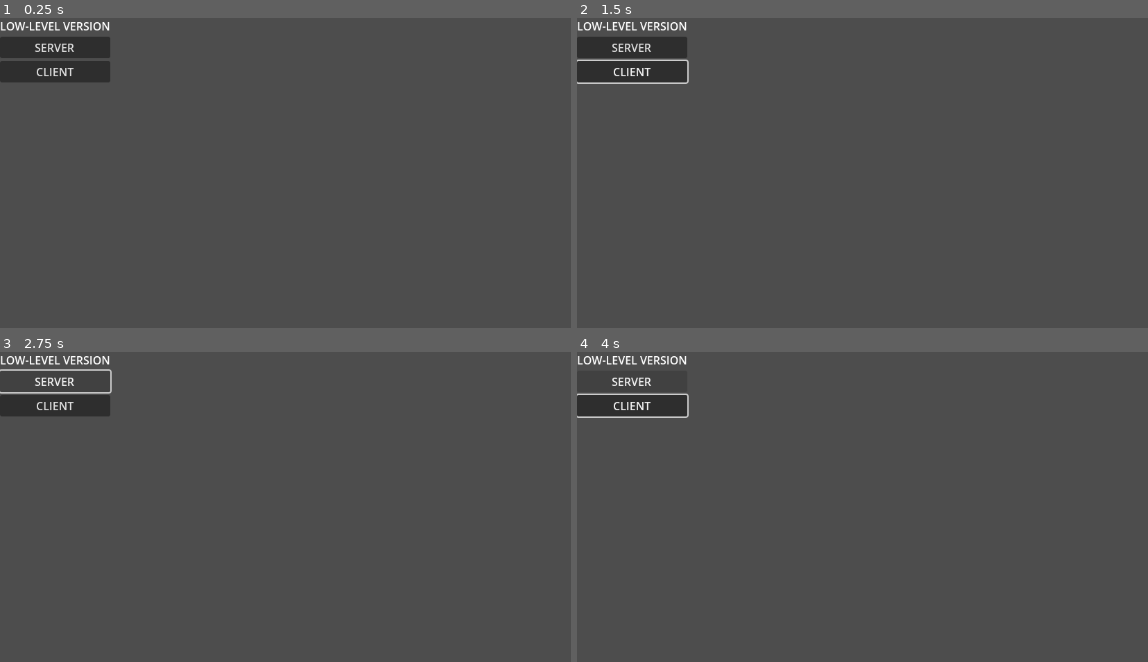
Above: before the commit, frames 1-4 (two rows, left to right).
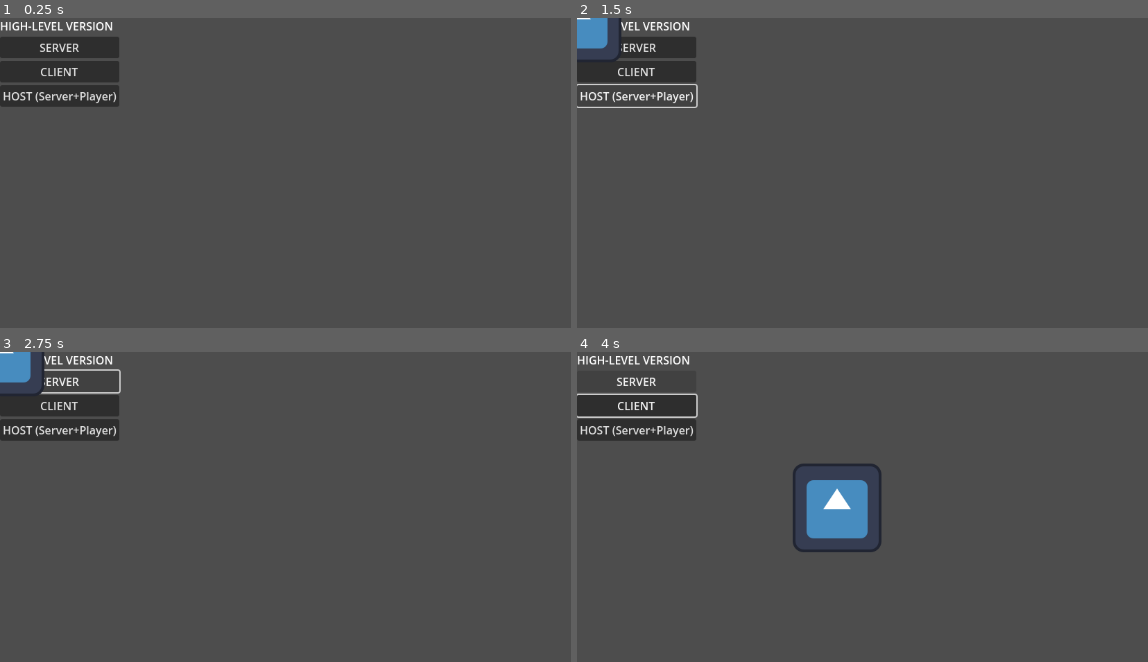
Above: after the commit, the same moments.

Repository: MacIcyEngine/GodotMultiplayer
Game: Godot game, scene res://high_level_example/scenes/high_level_example.tscn
Two runs of this game, one before a commit and one after it. Both use one fixed random seed, a clock stepped at 60 frames per second and the inputs below. Before the commit the project starts from res://low_level_example/scenes/low_level_example.tscn. The engine's default icon, where the game draws it, is replaced by a stand-in: a white triangle on a blue panel in a dark square.
Inputs (mouse positions are in pixels of both pictures, inside the frame that each line leads up to):
- Up to frame 1 (0.25 s): no input
- Up to frame 2 (1.5 s): click "CLIENT" at 0.5 s; click (634, 95) at 1.25 s, where only the run after the commit has a clickable "HOST (Server+Player)"
- Up to frame 3 (2.75 s): click "SERVER" at 2 s
- Up to frame 4 (4 s): hold Right (ui_right) 2.78-3.53 s; hold Down (ui_down) from 3.53 s (still down)

The runs differ from the first frame. In frame 1, 2.3% of the frame differs, in the area x 0-21%, y 1-29%; in frame 2, 2.3%; in frame 3, 2.8%; in frame 4, 4.8%, in the area x 0-54%, y 1-65%.

Commit message:
Added Host (server+player) option

Diff:
--- a/high_level_example/scenes/high_level_ui.tscn
+++ b/high_level_example/scenes/high_level_ui.tscn
@@ -28,5 +28,10 @@
 layout_mode = 2
 text = "CLIENT"
 
+[node name="Host" type="Button" parent="VBoxContainer"]
+layout_mode = 2
+text = "HOST (Server+Player)"
+
 [connection signal="pressed" from="VBoxContainer/Server" to="." method="_on_server_pressed"]
 [connection signal="pressed" from="VBoxContainer/Client" to="." method="_on_client_pressed"]
+[connection signal="pressed" from="VBoxContainer/Host" to="." method="_on_host_pressed"]
--- a/high_level_example/scripts/high_level_client_ui.gd
+++ b/high_level_example/scripts/high_level_client_ui.gd
@@ -6,3 +6,7 @@
 
 func _on_client_pressed() -> void:
 	HighLevelNetworkHandler.start_client()
+
+
+func _on_host_pressed() -> void:
+	HighLevelNetworkHandler.start_host()
--- a/high_level_example/scripts/high_level_network_handler.gd
+++ b/high_level_example/scripts/high_level_network_handler.gd
@@ -1,6 +1,8 @@
 extends Node
 
-const PORT: int = 42096 # Below 65535 (16-bit unsigned max value)
+signal host_started()
+
+const PORT: int = 42069 # Below 65535 (16-bit unsigned max value)
 
 var peer: ENetMultiplayerPeer
 
@@ -14,3 +16,12 @@
 	peer = ENetMultiplayerPeer.new()
 	peer.create_client("localhost", PORT)
 	multiplayer.multiplayer_peer = peer
+
+
+# To create a server+player, or host player, we create a new function "start_host()".
+# This function then starts the server like normal, but also calls a signal "host_started".
+# Since this is an autoloaded class, other functions can connect to this signal, like I did
+# in the "high_level_player_spawner". More comments there.
+func start_host() -> void:
+	start_server()
+	host_started.emit()
--- a/high_level_example/scripts/high_level_player_spawner.gd
+++ b/high_level_example/scripts/high_level_player_spawner.gd
@@ -4,6 +4,9 @@
 
 func _ready() -> void:
 	multiplayer.peer_connected.connect(spawn_player)
+
+	# Here we connect to the "host_started" signal in the high_level_network_handler class.
+	HighLevelNetworkHandler.host_started.connect(spawn_host_player)
 
 
 func spawn_player(id: int) -> void:
@@ -15,3 +18,10 @@
 	player.name = str(id)
 
 	get_node(spawn_path).call_deferred("add_child", player)
+
+
+# In this function, which is connected to the "host_started" signal in the high_level_network_handler
+# class, we spawn the server player. Easy right?
+func spawn_host_player() -> void:
+	if !multiplayer.is_server(): return
+	spawn_player(multiplayer.get_unique_id())
--- a/project.godot
+++ b/project.godot
@@ -11,15 +11,12 @@
 [application]
 
 config/name="Godot Multiplayer"
-run/main_scene="uid://buffeanqnomod"
-config/features=PackedStringArray("4.4", "Forward Plus")
+run/main_scene="uid://dytxckecq42lh"
+config/features=PackedStringArray("4.5", "Forward Plus")
 config/icon="res://icon.svg"
 
 [autoload]
 
-LowLevelNetworkHandler="*res://low_level_example/scripts/low_level_network_handler.gd"
-ClientNetworkGlobals="*res://low_level_example/scripts/client_network_globals.gd"
-ServerNetworkGlobals="*res://low_level_example/scripts/server_network_globals.gd"
 HighLevelNetworkHandler="*res://high_level_example/scripts/high_level_network_handler.gd"
 
 [dotnet]
Not shown: 2 places in high_level_example/scenes/high_level_network_player.tscn that only renumber resources
